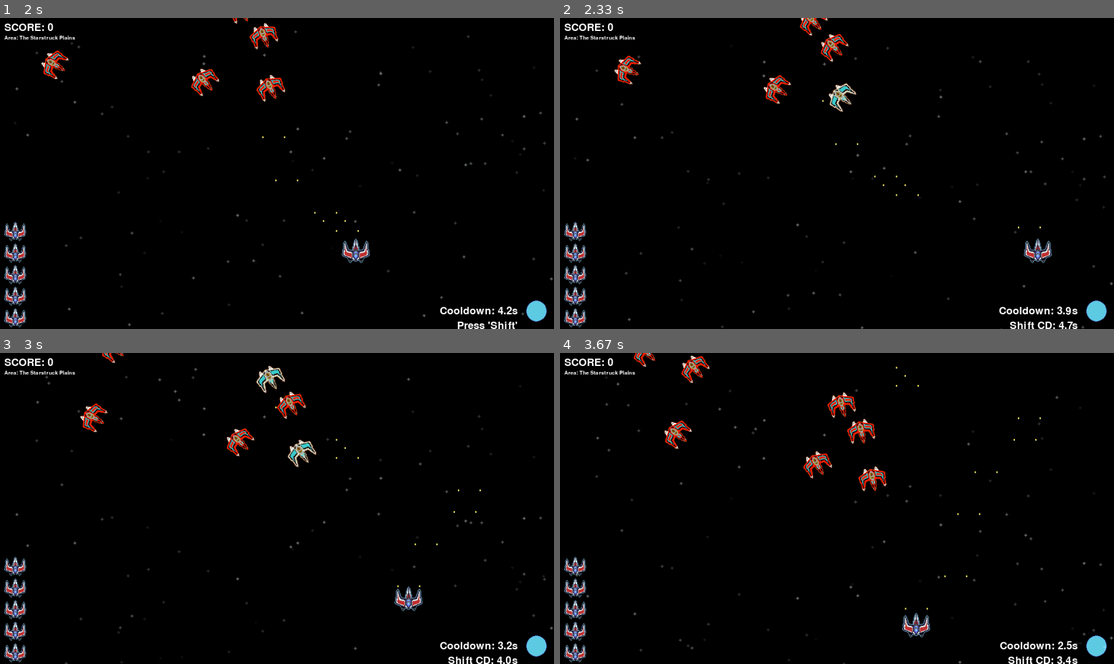
Above: before the commit, frames 1-4 (two rows, left to right).
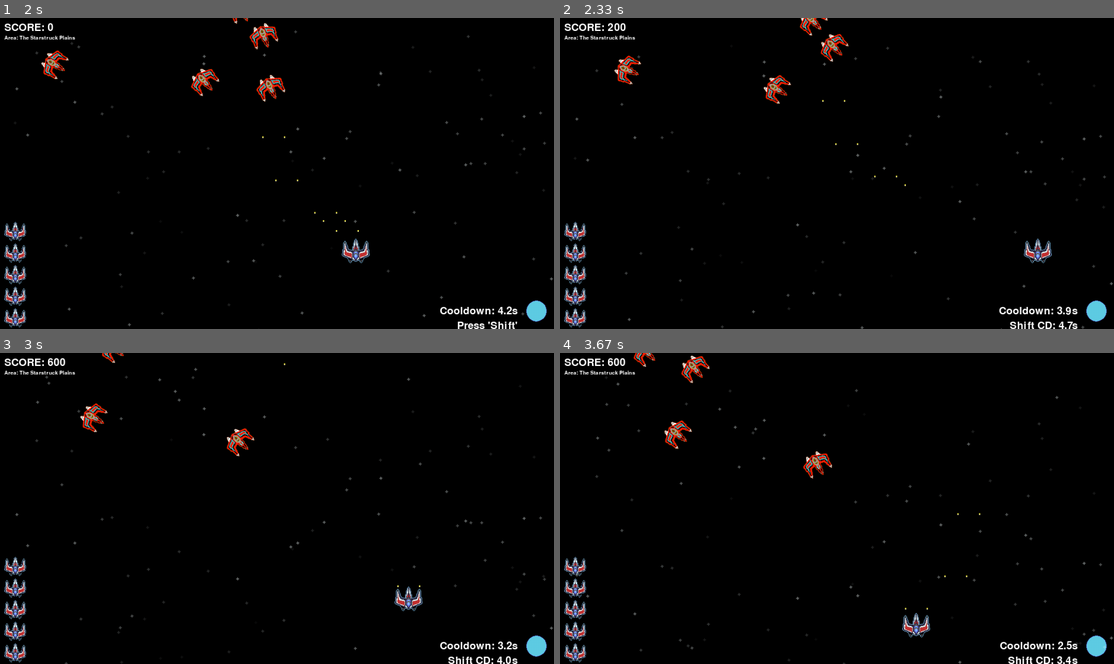
Above: after the commit, the same moments.

Repository: woelffer/gamedemo
Game: pygame game, started from pygamedemo.py
The game is run twice, just before and just after one commit, with the same random seed, the same clock (stepped at 60 frames per second) and the same inputs.
Inputs:
- Up to frame 1 (2 s): tap Enter at 0.33 s; tap Space at 0.67, 1.07, 1.37, 1.57, 1.9 s; hold D 1-1.47 s; tap E at 1.15 s; hold W 1.5-1.8 s; hold D from 1.83 s (still down); tap Shift at 1.98 s
- Up to frame 2 (2.33 s): tap Space at 2.2 s; release D at 2.3 s
- Up to frame 3 (3 s): hold A 2.33-2.87 s; tap Space at 2.4, 2.7, 2.97 s; tap E at 2.48 s; hold S from 2.9 s (still down)
- Up to frame 4 (3.67 s): release S at 3.2 s; hold A 3.23-3.63 s; tap Space at 3.3, 3.6 s; tap Shift at 3.38 s

Frame 1 is identical in both runs. In frame 2, 0.3% of the frame differs, in the area x 8-87%, y 1-68%; in frame 3, 0.8%, in the area x 8-87%, y 1-62%; in frame 4, 0.8%.

Commit message:
changed bullet collision

Diff:
--- a/pygamedemo.py
+++ b/pygamedemo.py
@@ -190,7 +190,7 @@
         for enemy in enemies:
             if bullet.rect().colliderect(enemy.rect()):
                 enemy.take_dmg()
-                bullets_to_remove.add(bullet)  # Remove bullet after collision
+                bullets.pop()
                 if not enemy.is_alive():
 
                     enemies_to_remove.add(enemy)  # Remove enemy if health is zero
